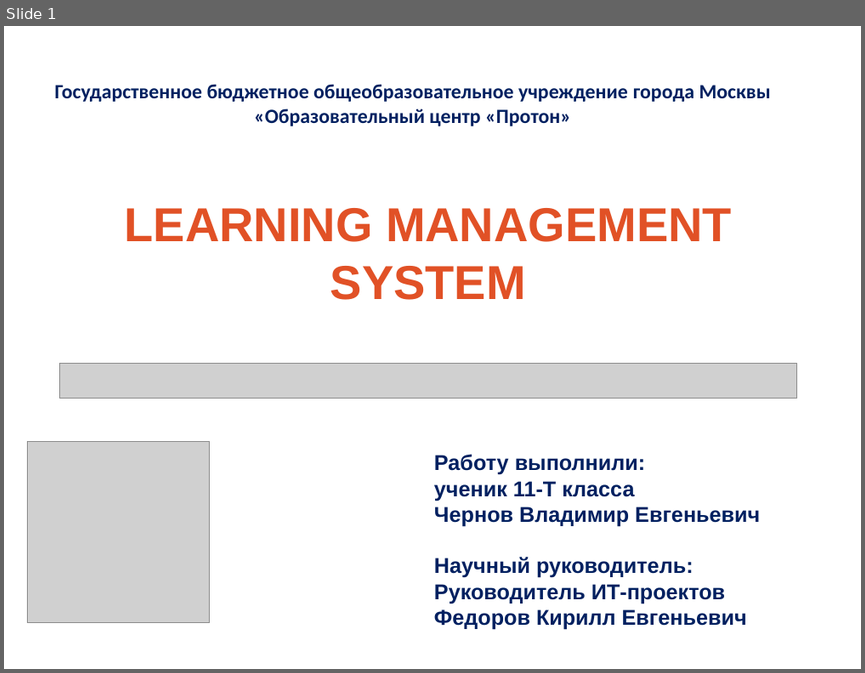
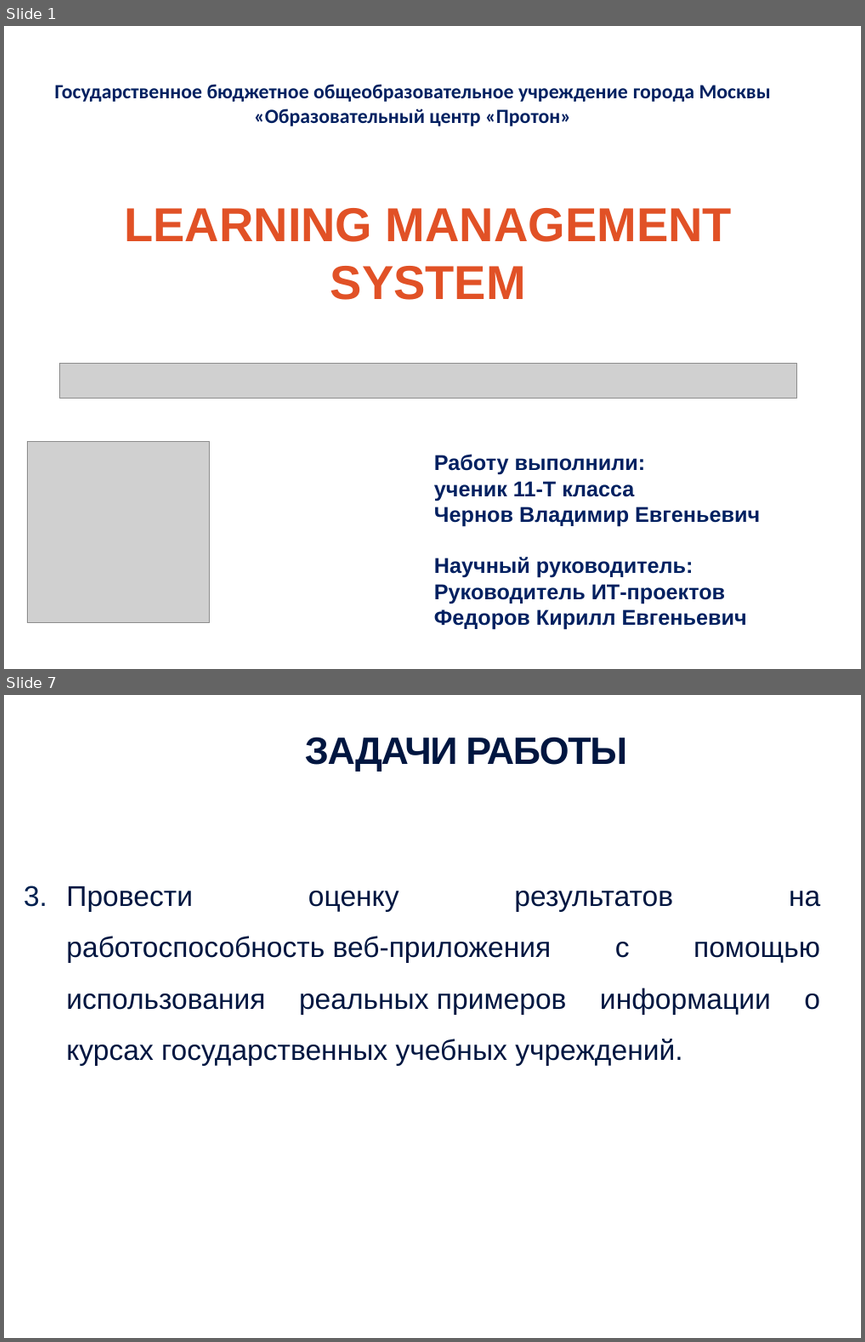
Before and after one commit to JaydenPears/LMS, a slide deck: Documentation/Чернов Владимир Презентация проектной работы.pptx. Shown one above the other, each under a label of ours: slide 1 before the commit, slides 1 and 7 after it; the slides between them are not shown. The pictures are 865x673 and 865x1342 pixels, drawn with LibreOffice and Linux fonts; fonts in the diff are those of the drawing; grey boxes stand for pictures; background and template pictures are left out. Boxes give left, top, right and bottom in pixels: in the first picture for what was removed or moved away, otherwise in the second. Text is boxed around its words. In the diff, an @@ line names an element or a change of style, - is before the commit and + after.

```diff
--- a/Documentation/Чернов Владимир Презентация проектной работы.pptx
+++ b/Documentation/Чернов Владимир Презентация проектной работы.pptx
@@ slide 7 added at (x1=4, y1=695, x2=861, y2=1338), background picture (left out) @@
@@ text added at (x1=305, y1=737, x2=627, y2=771), 32 pt, text #001640, bold @@
+ЗАДАЧИ РАБОТЫ
@@ text added at (x1=66, y1=886, x2=820, y2=1066), 24 pt, text #001640 @@
+3. Провести оценку результатов на работоспособность веб-приложения с помощью использования реальных примеров информации о курсах государственных учебных учреждений.
```
Also in this commit, not shown: 4 slides changed, 12 other slides added, 24 slides removed, 4 other files.
